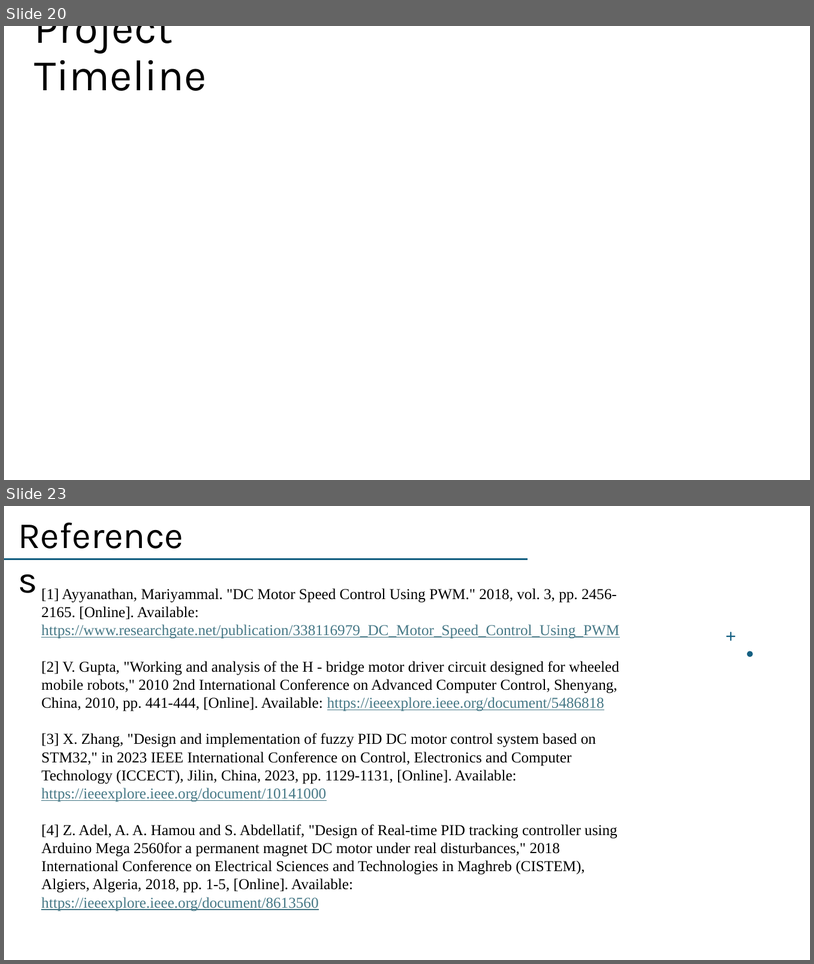
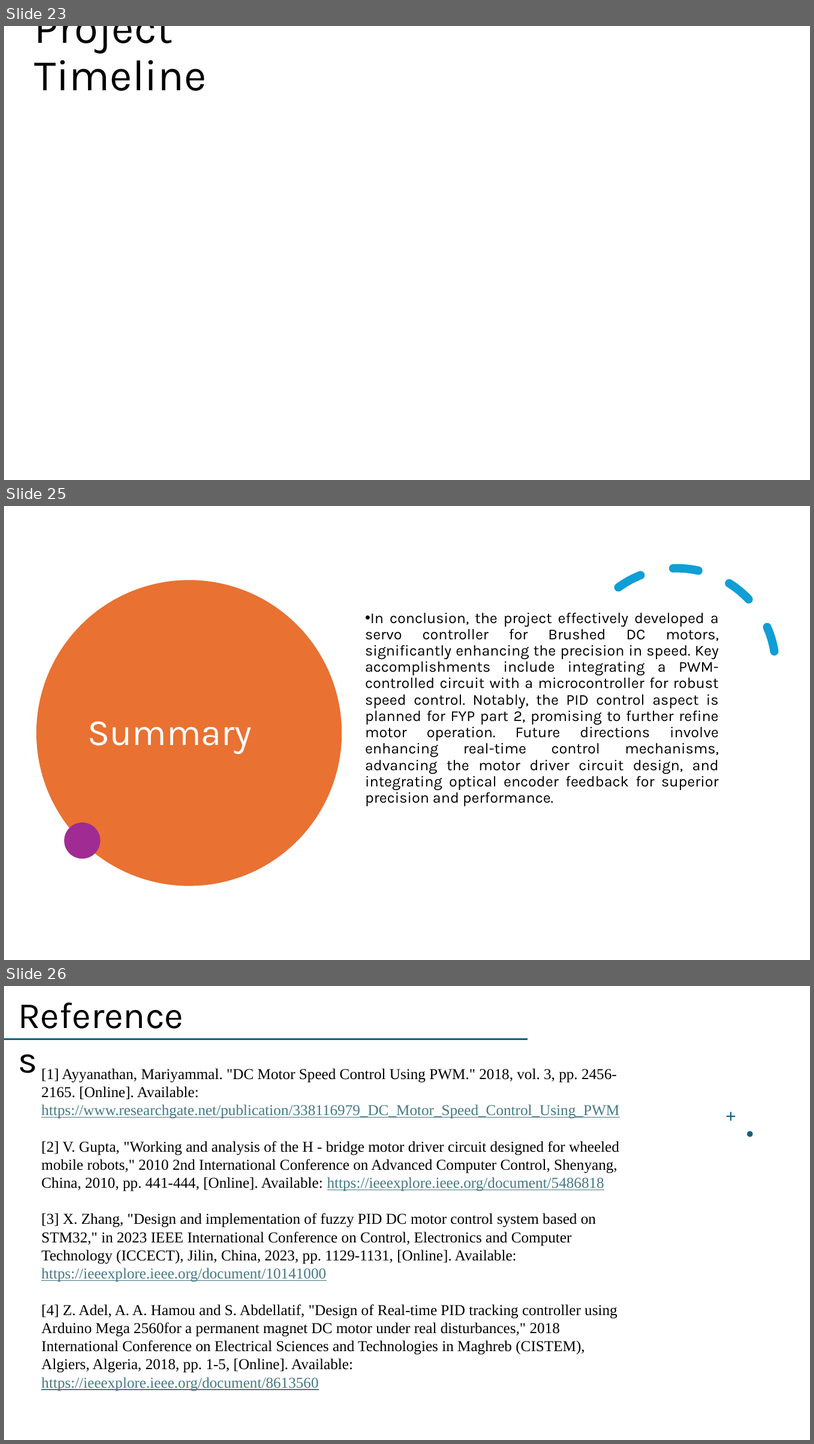
Before and after one commit to BashirAbu/FYP, a slide deck: FYP_1/presentation/FYP1.pptx. Shown one above the other, each under a label of ours: slides 20 and 23 before the commit, slides 23, 25 and 26 after it; the slides between them are not shown. The pictures are 814x964 and 814x1444 pixels, drawn with LibreOffice and Linux fonts; fonts in the diff are those of the drawing; background and template pictures are left out. Boxes give left, top, right and bottom in pixels: in the first picture for what was removed or moved away, otherwise in the second. Text is boxed around its words. In the diff, an @@ line names an element or a change of style, - is before the commit and + after.

```diff
--- a/FYP_1/presentation/FYP1.pptx
+++ b/FYP_1/presentation/FYP1.pptx
@@ slide 25 added at <box>4,506,810,960</box>, background #FFFFFF @@
@@ arc (boxed as its full ellipse) added at <box>543,532,810,802</box>, outline #0F9ED5 10 pt dashed @@
@@ ellipse added at <box>36,580,342,885</box>, fill #E97132 @@
@@ text added at <box>365,612,719,806</box>, 18 pt, text #000000 @@
+• In conclusion, the project effectively developed a servo controller for Brushed DC motors, significantly enhancing the precision in speed. Key accomplishments include integrating a PWM-controlled circuit with a microcontroller for robust speed control. Notably, the PID control aspect is planned for FYP part 2, promising to further refine motor operation. Future directions involve enhancing real-time control mechanisms, advancing the motor driver circuit design, and integrating optical encoder feedback for superior precision and performance.
@@ text added at <box>87,721,252,754</box>, 44 pt, text #FFFFFF @@
+Summary
@@ ellipse added at <box>65,822,101,859</box>, fill #A02B93 @@
@@ what was slide 20 is now slide 23 @@
@@ what was slide 23 is now slide 26 @@
```
Also in this commit, not shown: 2 slides changed, 5 other slides added, 3 slides removed, 3 other files.
